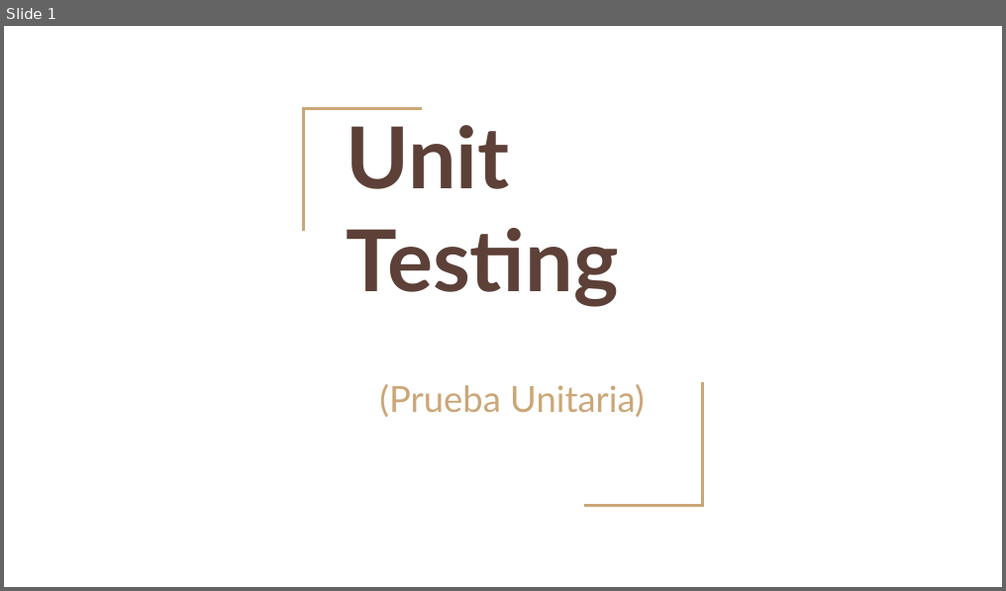
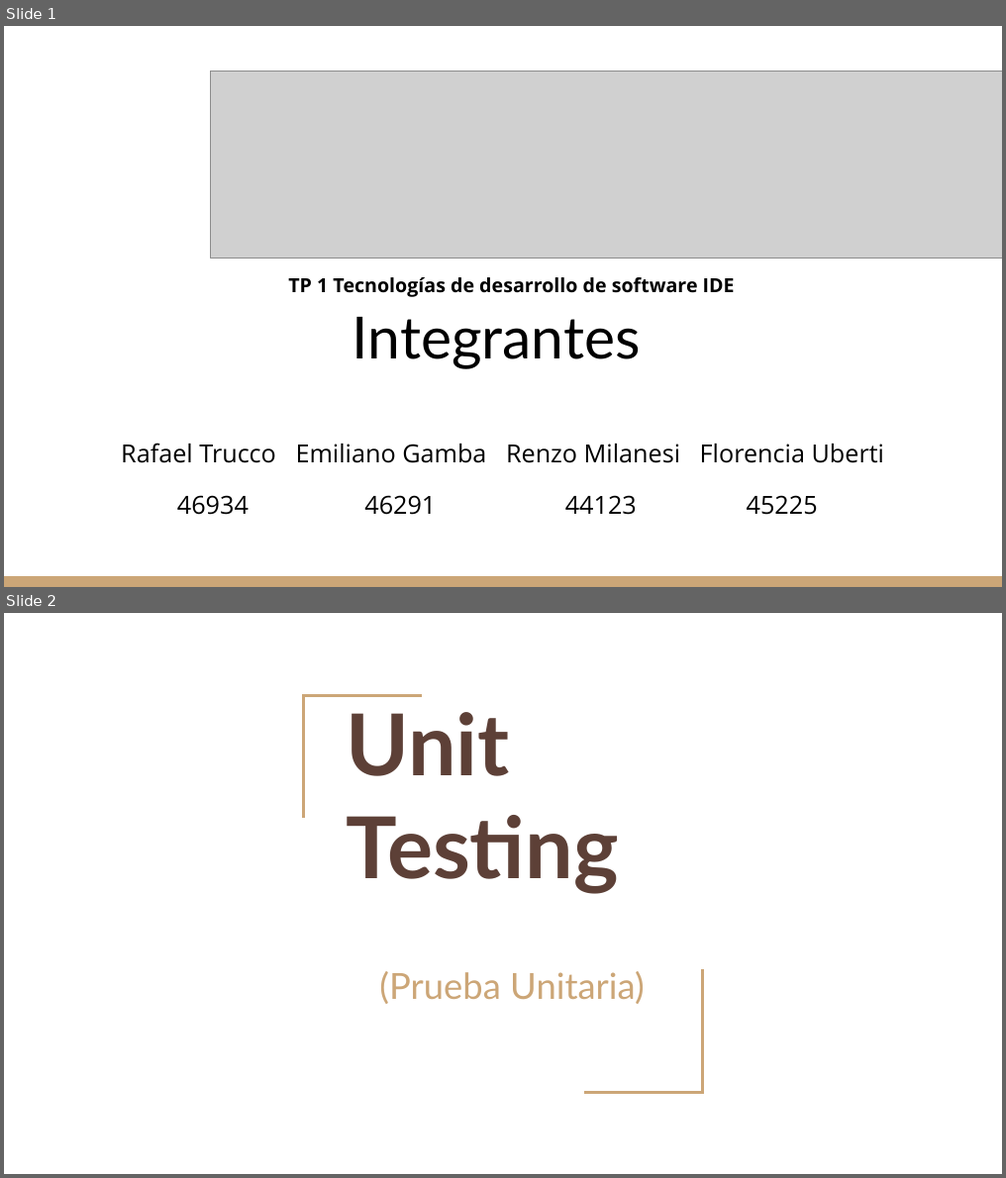
Before and after one commit to gitgamba/.Net-Grupo8, a slide deck: TPS/Unit Testing.pptx. Shown one above the other, each under a label of ours: slide 1 before the commit, slides 1 and 2 after it. The pictures are 1006x591 and 1006x1178 pixels, drawn with LibreOffice and Linux fonts; fonts in the diff are those of the drawing; grey boxes stand for pictures. Boxes give left, top, right and bottom in pixels: in the first picture for what was removed or moved away, otherwise in the second. Text is boxed around its words. In the diff, an @@ line names an element or a change of style, - is before the commit and + after.

```diff
--- a/TPS/Unit Testing.pptx
+++ b/TPS/Unit Testing.pptx
@@ slide 1 added at (4, 26, 1002, 587), background #FFFFFF @@
@@ picture added at (210, 72, 1002, 259) @@
@@ text added at (288, 277, 735, 297), 14 pt, text #000000, bold @@
+TP 1 Tecnologías de desarrollo de software IDE
@@ title added at (352, 317, 641, 370), 42 pt, text #000000 @@
+Integrantes
@@ text added at (121, 443, 884, 515), 18 pt, text #000000 @@
+Rafael Trucco Emiliano Gamba Renzo Milanesi Florencia Uberti
+46934 46291 44123 45225
@@ rectangle added at (4, 576, 1002, 587), fill #CCA677 @@
@@ what was slide 1 is now slide 2 @@
```
Also in this commit, not shown: 5 slides changed, 3 other slides added, 1 other file.
